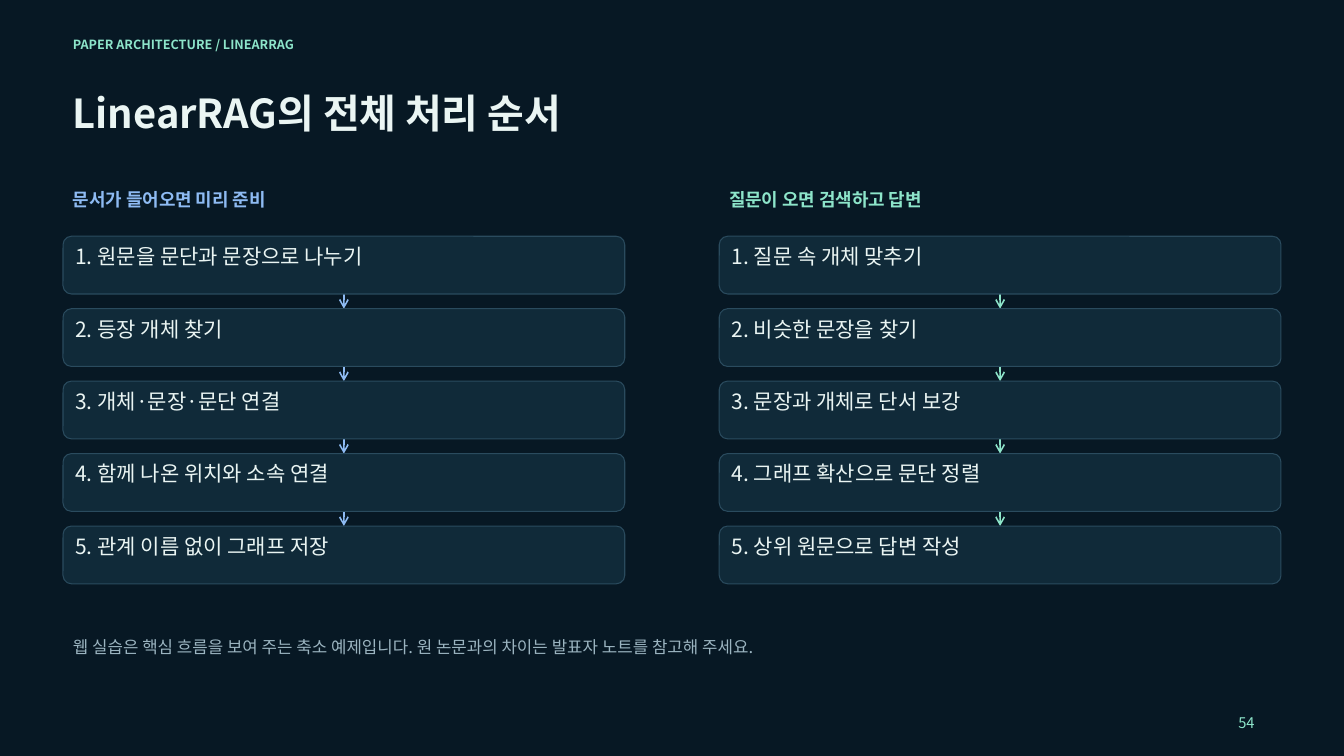
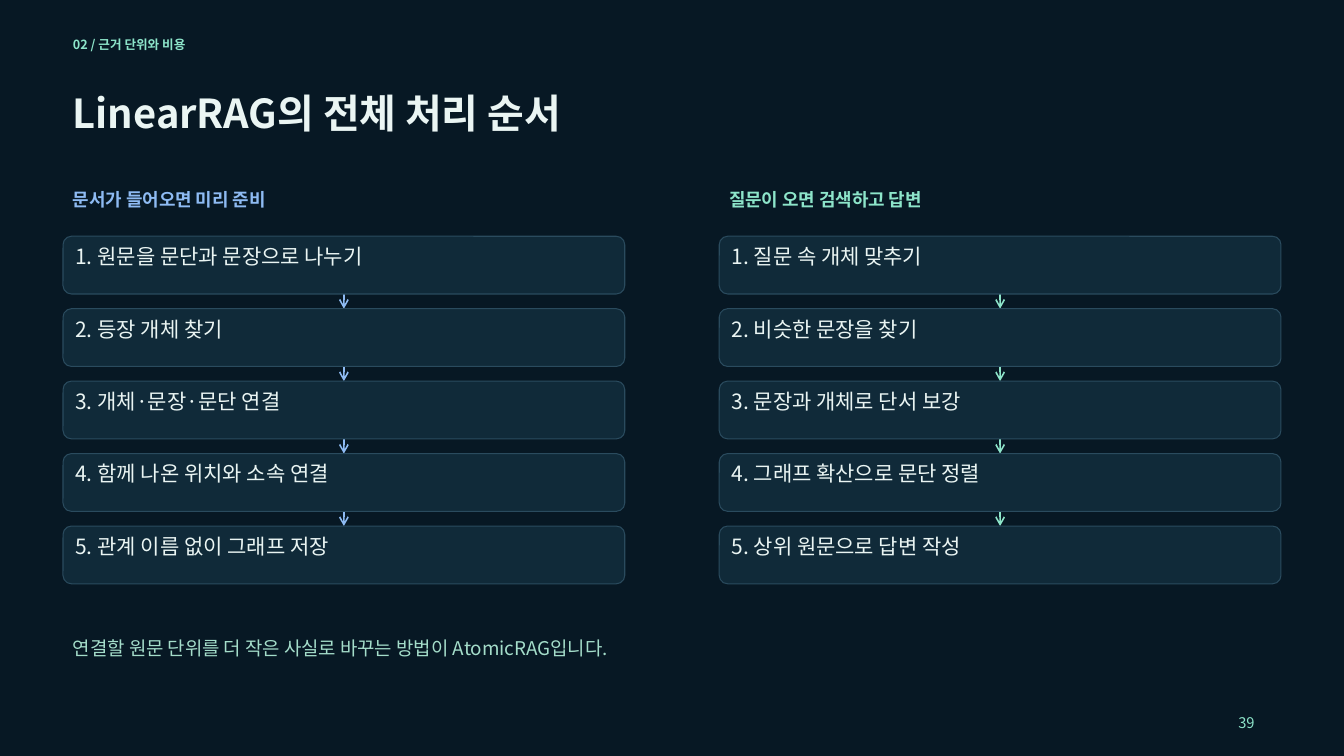
Before and after one commit to euiyulsong/graphrag-atlas, a slide deck: slide 39 of slides/GraphRAG_Atlas_Tech_Seminar.pptx (slide 54 before the commit). Drawn at 1344x756 pixels with LibreOffice and Linux fonts; fonts in the diff are those of the drawing. Boxes give left, top, right and bottom in pixels: in the first picture for what was removed or moved away, otherwise in the second. Text is boxed around its words. In the diff, an @@ line names an element or a change of style, - is before the commit and + after.

```diff
--- a/slides/GraphRAG_Atlas_Tech_Seminar.pptx
+++ b/slides/GraphRAG_Atlas_Tech_Seminar.pptx
@@ text at (73, 38, 185, 50): text changed @@
-PAPER ARCHITECTURE / LINEARRAG
+02 / 근거 단위와 비용
@@ text at (73, 639, 608, 657): text changed; size 12 to 13.5 pt; text colour #9BB4C0 to #A4DDCA @@
-웹 실습은 핵심 흐름을 보여 주는 축소 예제입니다. 원 논문과의 차이는 발표자 노트를 참고해 주세요.
+연결할 원문 단위를 더 작은 사실로 바꾸는 방법이 AtomicRAG입니다.
@@ text at (1238, 717, 1254, 728): text changed @@
-54
+39
```
Also in this commit, not shown: 58 other slides changed, 6 other files.
